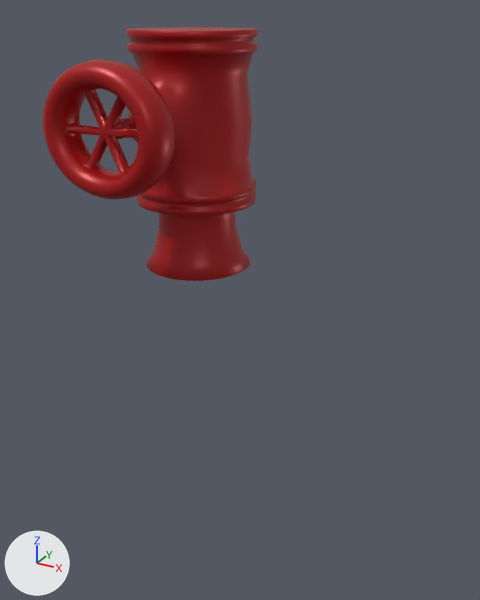
Two versions of the Blender file вент.blend, one commit apart.
Camera for both pictures: a 50 mm camera at (1.49, -2.36, 1.02) aimed at (0.25, -0.11, -0.11). Arrows for +X, +Y and +Z are at lower left; the lights stay in place.
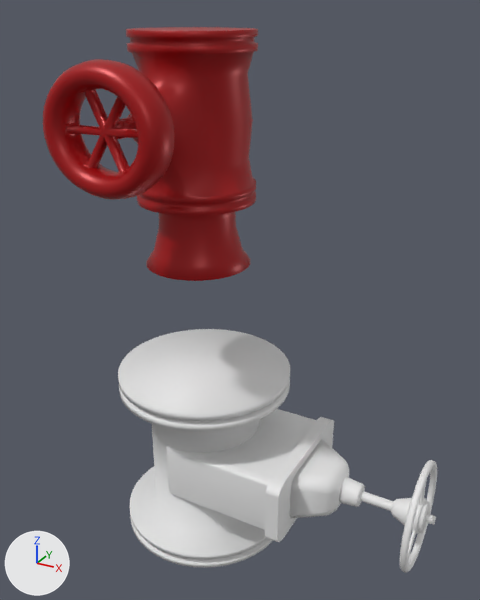
The newer file is also turned or shifted as a whole; pictures and numbers use the older file's frame.

What changed in the scene script:
```text
Add me_cylinder_002:
    me_cylinder_002.from_pydata(...)  # a 100-sided cylinder along z spanning x -0.72..0.72, y -0.72..0.72, z -0.65..0.65
Add me_cylinder_001:
    me_cylinder_001.from_pydata(...)  # 900 vertices, 802 faces; spans x -0.72..0.72, y -0.72..0.72, z -0.65..0.373
    me_cylinder_001.polygons.foreach_set('use_smooth', [True] * 802)
Add me_cube_003:
    me_cube_003.from_pydata(...)  # 1976 vertices, 1926 faces; spans x -1.0..0.25, y -1.29..1.29, z -0.82..0.82
    me_cube_003.polygons.foreach_set('use_smooth', [True] * 1926)
Add me_cube_002:
    me_cube_002.from_pydata(...)  # 200 vertices, 102 faces; spans x -1.0..1.0, y -1.0..1.0, z -1.0..1.0
Add me_cube_001:
    me_cube_001.from_pydata(...)  # 344 vertices, 330 faces; spans x -1.0..1.0, y -1.0..1.0, z -1.0..1.0
    me_cube_001.polygons.foreach_set('use_smooth', [True] * 330)
Add me_circle_007:
    me_circle_007.from_pydata(...)  # 512 vertices, 450 faces; spans x -0.377..0.377, y -0.894..0.112, z -0.377..0.377
    me_circle_007.polygons.foreach_set('use_smooth', [True] * 450)
Add me_circle_006:
    me_circle_006.from_pydata(...)  # 1117 vertices, 1088 faces; spans x -1.31..1.31, y -0.15..0.15, z -1.31..1.31
    me_circle_006.polygons.foreach_set('use_smooth', [True] * 1088)
Add me_cylinder:
    me_cylinder.from_pydata(...)  # 700 vertices, 652 faces; spans x -0.582..0.582, y -0.583..0.583, z -0.592..0.633
    me_cylinder.polygons.foreach_set('use_smooth', [True] * 652)
Add ob_cylinder_002:
    ob_cylinder_002 = bpy.data.objects.new('Cylinder.002', me_cylinder_002)
    ob_cylinder_002.location = (0.888, 0.0, -0.991)
    ob_cylinder_002.rotation_euler = (0.0, 1.571, 0.0)  # degrees (0, 90, 0)
    ob_cylinder_002.scale = (0.0303, 0.0303, 0.113)
Add ob_cylinder_001:
    ob_cylinder_001 = bpy.data.objects.new('Cylinder.001', me_cylinder_001)
    ob_cylinder_001.location = (0.78, 0.0, -0.991)
    ob_cylinder_001.rotation_euler = (0.0, 1.571, 0.0)  # degrees (0, 90, 0)
    ob_cylinder_001.scale = (0.0845, 0.0845, 0.0946)
Add ob_cube_002:
    ob_cube_002 = bpy.data.objects.new('Cube.002', me_cube_003)
    ob_cube_002.location = (0.696, 0.0, -0.991)
    ob_cube_002.scale = (0.151, 0.151, 0.151)
Add ob_cube_001:
    ob_cube_001 = bpy.data.objects.new('Cube.001', me_cube_002)
    ob_cube_001.location = (0.522, 0.0, -0.991)
    ob_cube_001.scale = (-0.0305, -0.317, -0.159)
Add ob_cube:
    ob_cube = bpy.data.objects.new('Cube', me_cube_001)
    ob_cube.location = (0.218, 0.0, -0.991)
    ob_cube.rotation_euler = (0.0, 0.0, 3.142)  # degrees (0, 0, 180)
    ob_cube.scale = (0.282, 0.28, 0.141)
Add ob_tube:
    ob_tube = bpy.data.objects.new('Tube', me_circle_007)
    ob_tube.location = (1.123, -0.001, -0.99)
    ob_tube.rotation_euler = (3.142, 0.0, 1.571)  # degrees (180, 0, 90)
    ob_tube.scale = (0.184, 0.184, 0.184)
Add ob_gate_valve:
    ob_gate_valve = bpy.data.objects.new('Gate Valve', me_circle_006)
    ob_gate_valve.location = (1.077, -0.001, -0.99)
    ob_gate_valve.rotation_euler = (3.142, 0.0, 1.571)  # degrees (180, 0, 90)
    ob_gate_valve.scale = (0.184, 0.184, 0.184)
Add ob_cylinder:
    ob_cylinder = bpy.data.objects.new('Cylinder', me_cylinder)
    ob_cylinder.location = (0.0, 0.0, -0.992)
    ob_cylinder.scale = (0.699, 0.699, 0.699)
```

Boxes (x1, y1, x2, y2) around the edits, measured in the pictures (480 x 600 px):
'Cylinder', added: after (118, 329, 290, 568)
'Cube', added: after (166, 409, 316, 530)
'Cube.002', added: after (290, 439, 349, 518)
'Cube.001', added: after (265, 417, 334, 542)
'Gate Valve', added: after (400, 460, 437, 573)
'Cylinder.001', added: after (339, 477, 365, 507)
'Tube', added: after (391, 498, 436, 526)
'Cylinder.002', added: after (360, 491, 394, 511)
